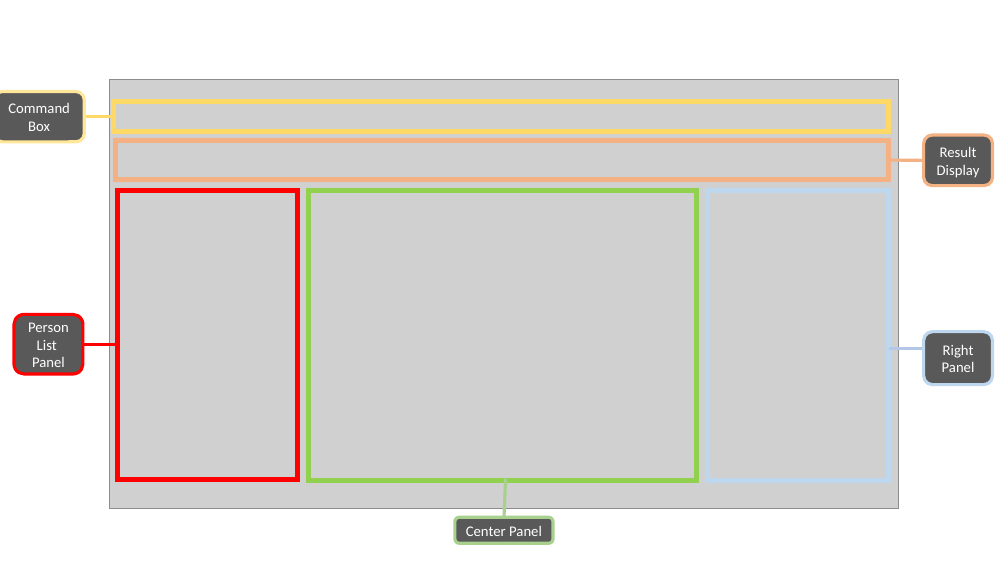
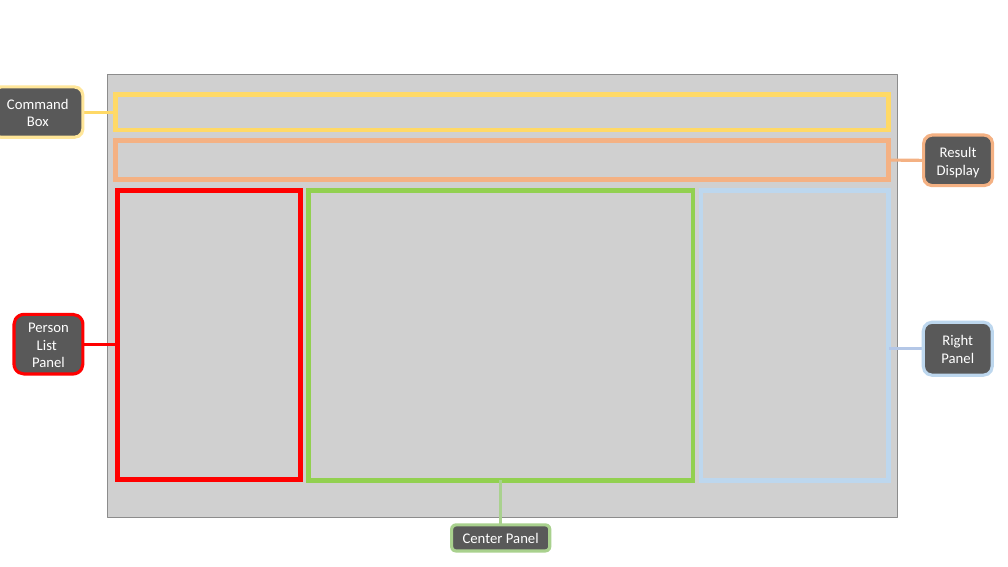
Before and after one commit to CS2103JAN2018-W13-B1/addressbook-level4, a slide deck: slide 1 of docs/diagrams/ContactSailsUiExplanationDiagram.pptx. Drawn at 1008x567 pixels with LibreOffice and Linux fonts; fonts in the diff are those of the drawing; grey boxes stand for pictures. Boxes give left, top, right and bottom in pixels: in the first picture for what was removed or moved away, otherwise in the second. Text is boxed around its words. In the diff, an @@ line names an element or a change of style, - is before the commit and + after.

```diff
--- a/docs/diagrams/ContactSailsUiExplanationDiagram.pptx
+++ b/docs/diagrams/ContactSailsUiExplanationDiagram.pptx
@@ rounded rectangle "Command Box" moved from (x1=0, y1=91, x2=84, y2=142) to (x1=0, y1=87, x2=82, y2=138) @@
@@ picture resized from (x1=109, y1=79, x2=899, y2=509) to (x1=107, y1=75, x2=897, y2=517) @@
@@ line moved from (113, 116) - (83, 116) to (116, 112) - (83, 112) @@
@@ rectangle resized from (x1=113, y1=101, x2=889, y2=132) to (x1=116, y1=95, x2=889, y2=130) @@
@@ rectangle resized from (x1=707, y1=191, x2=889, y2=481) to (x1=701, y1=191, x2=889, y2=481) @@
@@ rounded rectangle "Right Panel" moved from (x1=924, y1=332, x2=993, y2=385) to (x1=923, y1=322, x2=992, y2=375) @@
@@ line moved from (504, 518) - (506, 479) to (501, 525) - (501, 480) @@
@@ rounded rectangle "Center Panel" moved from (x1=455, y1=517, x2=554, y2=544) to (x1=451, y1=525, x2=550, y2=551) @@
```
Also in this commit, not shown: 2 other files.
